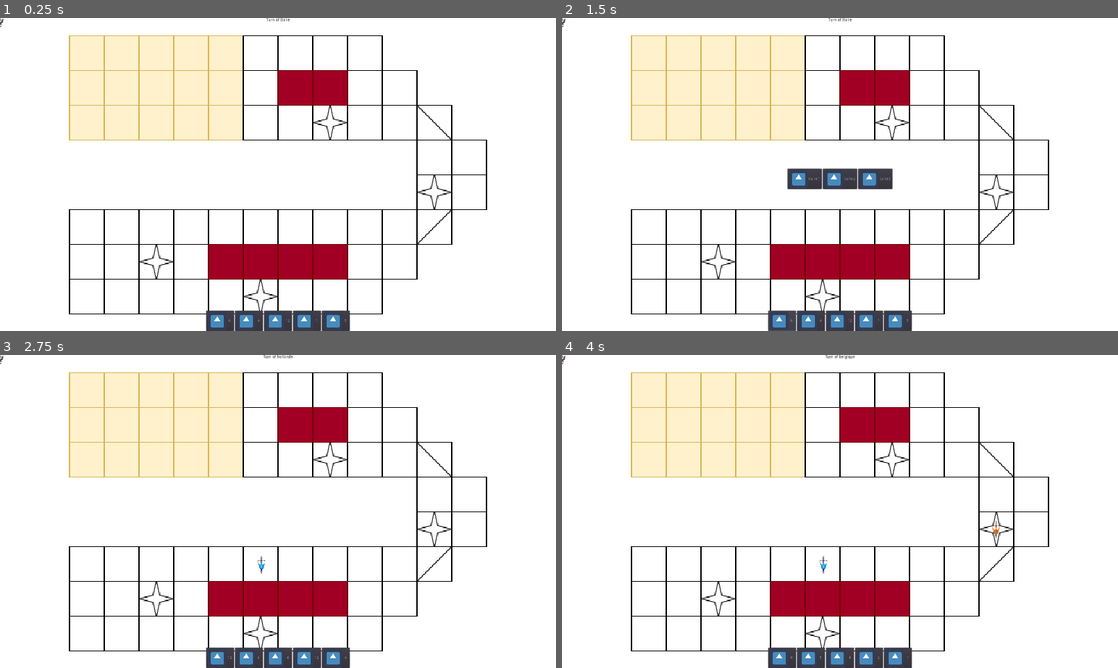
Above: before the commit, frames 1-4 (two rows, left to right).
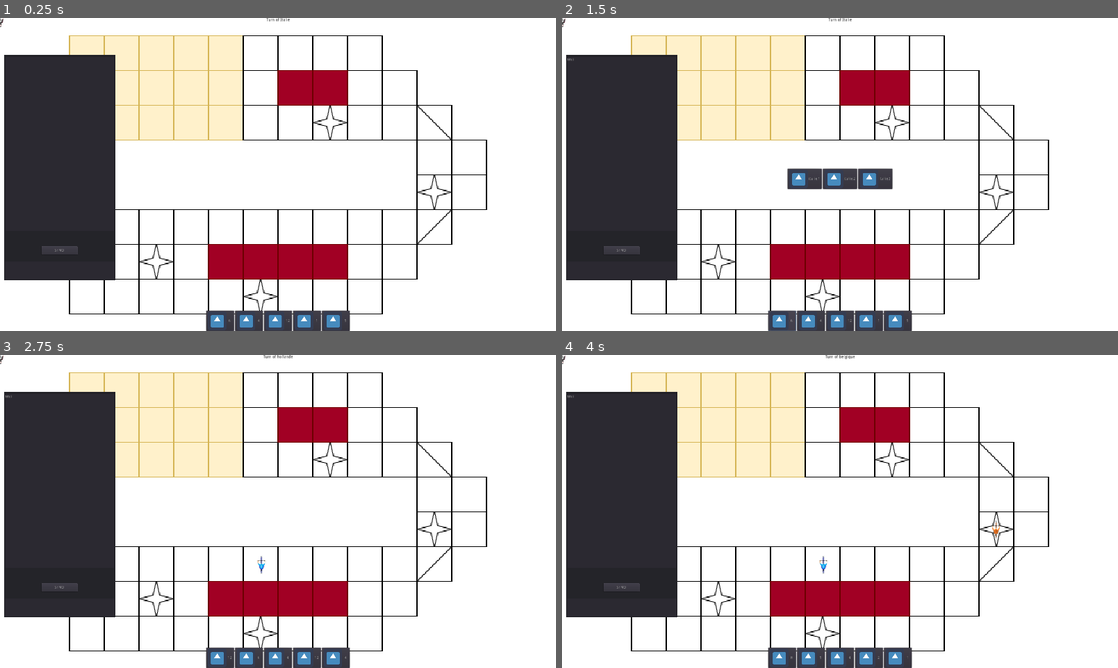
Above: after the commit, the same moments.

Repository: abarbieux/TIA-Prolog-Project
Game: Godot game, scene res://Main.tscn
Same seed, same stepped clock (60 frames per second), same inputs: the game is played once before the commit and once after it. The engine's default icon, where the game draws it, is replaced by a stand-in: a white triangle on a blue panel in a dark square.
Inputs (mouse positions are in pixels of both pictures, inside the frame that each line leads up to):
- Up to frame 1 (0.25 s): no input
- Up to frame 2 (1.5 s): click (623, 249) at 0.5 s, where only the run after the commit has a clickable "SEND"; click "6" at 1.25 s
- Up to frame 3 (2.75 s): click "italie1" at 2 s
- Up to frame 4 (4 s): click "12" at 2.75 s; click "hollande1" at 3.5 s

The runs differ from the first frame. In frame 1, 14% of the frame differs, in the area x 0-21%, y 11-84%; in frame 2, 14%; in frame 3, 14%; in frame 4, 14%.

Commit message:
premier teste chat

Diff:
--- /dev/null
+++ b/Global_Var.gd
@@ -0,0 +1,4 @@
+extends Node
+
+
+var TextEdit_text = []
--- a/Main.gd
+++ b/Main.gd
@@ -1,6 +1,8 @@
 extends Control
 
 onready var _path = $Paths
+
+onready var panel = $Panel
 
 const Countries:Array = ["italie", "hollande", "belgique", "allemagne"]
 const NumberOfTeamMember:int = 3
@@ -10,7 +12,7 @@
 var player_selected:Cycliste
 
 var _A_Star : A_star = preload("res://Scripts/AStar.gd").new()
-var _GameWebSocket = preload("res://Scripts/GameWebSocket.gd").new()
+var _GameWebSocket : GameWebSocket = preload("res://Scripts/GameWebSocket.gd").new()
 
 var _Deck : Deck
 signal Change_turn(Team)
@@ -21,6 +23,8 @@
 	add_child(_A_Star)
 	add_child(_GameWebSocket)
 
+	panel._GameWebSocket = _GameWebSocket
+	_GameWebSocket.panel = panel
 	_Deck = Deck.new()
 	_Deck.MakeDeck()
 
@@ -219,3 +223,7 @@
 			if check_pos_no_occupied :
 				return Best_Path
 	return []
+
+
+func _on_Send_pressed() -> void:
+	panel._on_Send_pressed()
--- a/Main.tscn
+++ b/Main.tscn
@@ -1,8 +1,9 @@
-[gd_scene load_steps=7 format=2]
+[gd_scene load_steps=8 format=2]
 
 [ext_resource path="res://Picture/Background/Map_Test.png" type="Texture" id=1]
 [ext_resource path="res://Scripts/Current Team.gd" type="Script" id=2]
 [ext_resource path="res://Main.gd" type="Script" id=3]
+[ext_resource path="res://Panel.gd" type="Script" id=4]
 
 [sub_resource type="Curve2D" id=1]
 _data = {
@@ -150,4 +151,43 @@
 dialog_text = "Aucun mouvement disponible.
 Votre tour va être passé"
 
+[node name="Panel" type="Panel" parent="."]
+margin_left = 15.0
+margin_top = 127.0
+margin_right = 398.0
+margin_bottom = 904.0
+script = ExtResource( 4 )
+__meta__ = {
+"_edit_group_": true
+}
+
+[node name="LineEdit" type="LineEdit" parent="Panel"]
+anchor_left = 0.5
+anchor_right = 0.5
+margin_left = -190.5
+margin_top = 712.0
+margin_right = 190.5
+margin_bottom = 776.0
+__meta__ = {
+"_editor_description_": ""
+}
+
+[node name="TextEdit" type="TextEdit" parent="Panel"]
+anchor_left = 0.5
+anchor_top = 1.0
+anchor_right = 0.5
+anchor_bottom = 1.0
+margin_left = -188.5
+margin_top = -771.0
+margin_right = 189.5
+margin_bottom = -168.0
+
+[node name="Send" type="Button" parent="Panel"]
+margin_left = 128.0
+margin_top = 661.0
+margin_right = 253.0
+margin_bottom = 690.0
+text = "SEND"
+
 [connection signal="Change_turn" from="." to="Current Team" method="_on_Main_Change_turn"]
+[connection signal="pressed" from="Panel/Send" to="." method="_on_Send_pressed"]
--- /dev/null
+++ b/Panel.gd
@@ -0,0 +1,36 @@
+extends Panel
+
+onready var _LineEdit = $LineEdit
+onready var Text_Edit = $TextEdit
+var _GameWebSocket
+var _Text = ""
+
+func _ready() -> void:
+	_LineEdit.connect("text_entered", self, "_on_Text_entered")
+
+
+func _on_Message_received(received_text) -> void:
+	_Text = _Text + "ChatBot: " + received_text + "\n"
+	_Modify_Text(_Text)
+	print("_on_Message_received")
+
+
+func _on_Send_pressed() -> void:
+	_GameWebSocket._client.get_peer(1).put_packet(_LineEdit.get_text().to_utf8())
+	_Text = _Text + "Moi: " + _LineEdit.get_text() + "\n"
+	_LineEdit.set_text("")
+	_Modify_Text(_Text)
+	print("_on_Send_pressed")
+
+
+func _on_Text_entered(new_text) -> void:
+	_GameWebSocket._client.get_peer(1).put_packet(new_text.to_utf8())
+	_Text = _Text + "Moi: " + _LineEdit.get_text() + "\n"
+	_LineEdit.set_text("")
+	_Modify_Text(_Text)
+	print("_on_Text_entered")
+
+
+func _Modify_Text(new_text) -> void:
+	Text_Edit.set_text(new_text)
+	print("_Modify_Text")
--- a/Scripts/GameWebSocket.gd
+++ b/Scripts/GameWebSocket.gd
@@ -1,10 +1,11 @@
 extends Node
+class_name GameWebSocket
 
-# The URL we will connect to
+# The URL we will connect toy
 export var websocket_url = "ws://127.0.0.1:5000/ws"
-
 # Our WebSocketClient instance
 var _client = WebSocketClient.new()
+var panel
 
 func _ready():
 	OS.execute("swipl", ["-s", "./GameChatServer.pl"], false)
@@ -29,7 +30,11 @@
 	_client.get_peer(1).put_packet("Test packet".to_utf8())
 
 func _on_data():
-	print("Got data from game server: ", _client.get_peer(1).get_packet().get_string_from_utf8())
+	if panel == null:
+		return
+	var message = _client.get_peer(1).get_packet().get_string_from_utf8()
+	print("Got data from game server: ", message)
+	panel._on_Message_received(message)
 
 
 func _process(delta):
--- a/project.godot
+++ b/project.godot
@@ -23,11 +23,17 @@
 "class": "Deck",
 "language": "GDScript",
 "path": "res://Scripts/Deck.gd"
+}, {
+"base": "Node",
+"class": "GameWebSocket",
+"language": "GDScript",
+"path": "res://Scripts/GameWebSocket.gd"
 } ]
 _global_script_class_icons={
 "A_star": "",
 "Cycliste": "",
-"Deck": ""
+"Deck": "",
+"GameWebSocket": ""
 }
 
 [application]
@@ -35,6 +41,10 @@
 config/name="TIA-Prolog-Project"
 run/main_scene="res://Main.tscn"
 config/icon="res://icon.png"
+
+[autoload]
+
+Global="*res://Global_Var.gd"
 
 [display]
 
Not shown, removed: src-ancien-pojet/README.md
